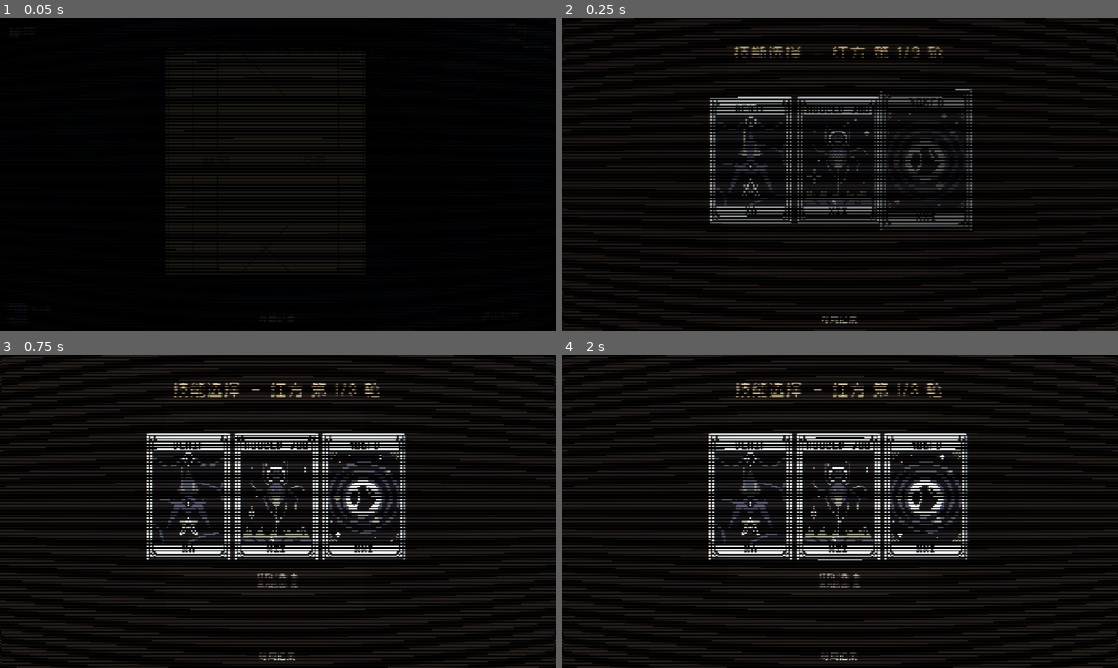
Above: before the commit, frames 1-4 (two rows, left to right).
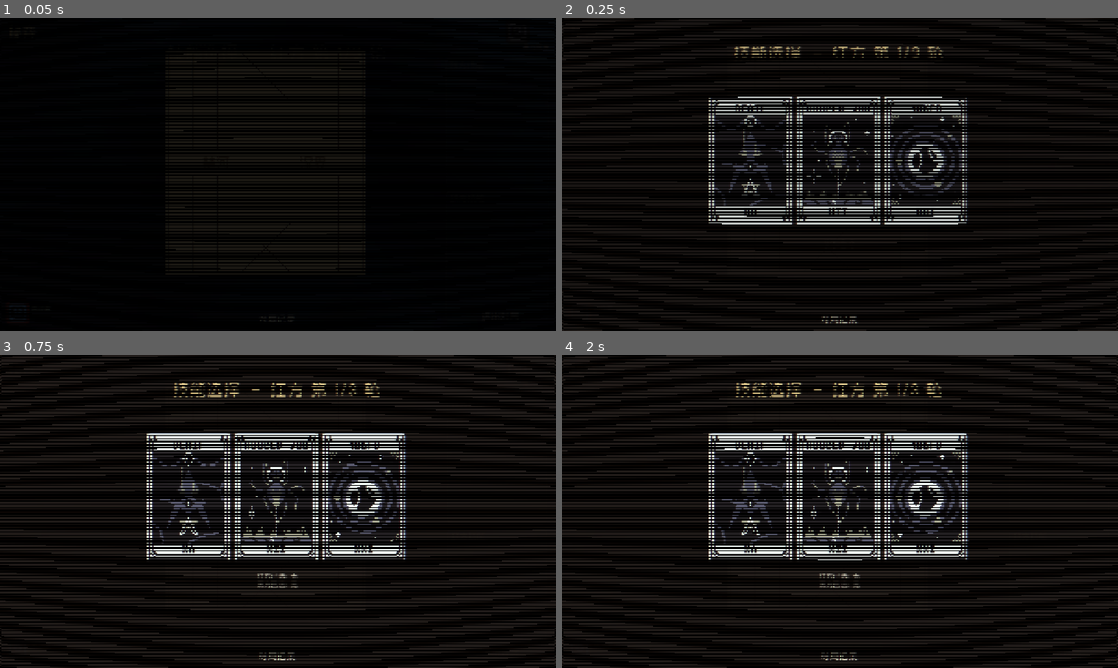
Above: after the commit, the same moments.

Repository: Lurongshika/ChessGame
Game: Godot game, scene res://scenes/game.tscn
Two runs of this game, one before a commit and one after it. Both use one fixed random seed, a clock stepped at 60 frames per second and the inputs below. This scene is started directly instead of the project's main scene.
Inputs:
- Up to frame 1 (0.05 s): no input
- Up to frame 2 (0.25 s): no input
- Up to frame 3 (0.75 s): click "对局记录" at 0.5 s
- Up to frame 4 (2 s): click "—" at 1.25 s

Frame 1 is identical in both runs. In frame 2, 4.7% of the frame differs, in the area x 26-74%, y 22-68%; in frame 3, 0.2%; in frame 4, 0.2%.

Commit message:
feat: 卡牌悬浮 3D 偏转+放大、选中确认感 shader;四人技能改挂头像旁;8选3选卡缩小
- 新增 shaders/card_3d.gdshader:透视假 3D 偏转(移植 godot_ui_components fake_3D)+ 选中金色脉动描边
- perk_card.gd:悬浮朝鼠标 3D 偏转并放大 1.12,选中用 shader 金色描边增强确认感
- tarot.gd:逆位牌面烘焙成上下翻转 ImageTexture(修复 flip_v 与自定义 shader 冲突导致逆位不渲染)
- game.gd 四人模式:移除四技能悬浮窗,技能卡改放各玩家头像旁(顶部头像下方/底部头像上方),8选3选卡缩小为 110 宽
- tarot_tooltip.gd / manual.gd:改为使用烘焙翻转纹理

Diff:
--- a/scripts/game.gd
+++ b/scripts/game.gd
@@ -541,8 +541,15 @@
 			l.text = "存活"
 
 
+# 四人模式:各玩家头像角落坐标(与 _make_badge_frame 一致)
+const FOUR_CORNERS := {1: Vector2(24, 60), 3: Vector2(1280 - 24 - 240, 60), 0: Vector2(24, 720 - 16 - 66), 2: Vector2(1280 - 24 - 240, 720 - 16 - 66)}
+# 上方角落(1/3)卡牌列在头像下方;下方角落(0/2)在头像上方,避免出屏
+const FOUR_CARD_ABOVE := {1: false, 3: false, 0: true, 2: true}
+const FOUR_CARD_W := 72.0  # 四人模式技能卡宽度(悬停放大+3D 偏转)
+
+
 func _build_ui4() -> void:
-	# 四人模式:不构建对局记录/玩家徽章/双人技能面板,改为四悬浮窗(四方技能)
+	# 四人模式:不构建对局记录/玩家徽章/双人技能面板,改为四方头像 + 头像旁技能卡列
 	# 左上角:当前模式名
 	_four_mode_label = _make_label(_mode_name4(), 26, Color(0.95, 0.85, 0.6))
 	_four_mode_label.position = Vector2(16, 6)
@@ -556,10 +563,8 @@
 	corner_layer.layer = 5
 	add_child(corner_layer)
 	_four_frames = []
-	var corners := {1: Vector2(24, 60), 3: Vector2(1280 - 24 - 240, 60), 0: Vector2(24, 720 - 16 - 66), 2: Vector2(1280 - 24 - 240, 720 - 16 - 66)}
-	var id_order := {1: 1, 0: 2, 2: 3, 3: 4}  # 四方 id(黑1 红2 绿3 蓝4)
 	for side in [1, 0, 2, 3]:
-		var pos: Vector2 = corners[side]
+		var pos: Vector2 = FOUR_CORNERS[side]
 		var info: Dictionary = Global.lobby_players.get(side, {})
 		var nm_text: String = info.get("name", SIDE_NAMES4[side])
 		var frame := _make_badge_frame(pos)
@@ -582,21 +587,13 @@
 		idlab.vertical_alignment = VERTICAL_ALIGNMENT_CENTER
 		corner_layer.add_child(idlab)
 		_four_frames.append({"frame": frame, "side": side})
-	# 按半场位置:上(黑)左上、下(红)左下、左(绿)右上、右(蓝)右下
-	var positions := {1: Vector2(20, 90), 0: Vector2(20, 430), 2: Vector2(1030, 90), 3: Vector2(1030, 430)}
-	for side in [1, 0, 2, 3]:
-		var p := FloatingPanel.new()
-		p.position = positions[side]
-		p.size = Vector2(230, 280)
-		# 悬浮窗标题:玩家名+技能(无大厅数据时用方位名)
-		var owner_name: String = ""
-		if Global.lobby_players.has(side):
-			owner_name = Global.lobby_players[side].get("name", "")
-		if owner_name.is_empty():
-			owner_name = SIDE_NAMES4[side]
-		p.setup(owner_name + "技能", _font())
-		ui.add_child(p)
-		_four_perk_boxes.append(_make_scroll_list(p))
+	# 技能卡列:放在各玩家头像下方(上方角落)/上方(下方角落),鼠标悬浮放大+3D 偏转
+	for i in [1, 0, 2, 3]:
+		var box := VBoxContainer.new()
+		box.add_theme_constant_override("separation", 6)
+		box.mouse_filter = Control.MOUSE_FILTER_IGNORE
+		corner_layer.add_child(box)
+		_four_perk_boxes.append(box)
 	_refresh_perk_panels4()
 	# 对局记录中心悬浮窗 + 下方按钮
 	_build_record_panel()
@@ -610,7 +607,7 @@
 
 
 func _refresh_perk_panels4() -> void:
-	# 四方技能面板:显示当前方真实技能卡(可点击释放)
+	# 四方技能卡列:显示当前方真实技能卡(可点击释放),放在各玩家头像旁
 	var sides := [1, 0, 2, 3]  # 与 _build_ui4 面板顺序一致(上黑/下红/左绿/右蓝)
 	for i in _four_perk_boxes.size():
 		if _four_perk_boxes[i] == null:
@@ -621,40 +618,53 @@
 			child.queue_free()
 		var side: int = sides[i]
 		if perks4[side].is_empty():
-			var l := _make_label("无技能", 13, Color(0.6, 0.58, 0.54))
+			var l := _make_label("无技能", 12, Color(0.6, 0.58, 0.54))
 			box.add_child(l)
-			continue
-		for id in perks4[side]:
-			# 跳过内部标记键(正义逆位的炮隔子标记不是真实技能)
-			if str(id).begins_with("_"):
-				continue
-			var info: Dictionary = perks_data[id]
-			var tip: String = info.get("tip", "")
-			# 充能进度:皇后/死亡用充能值(逆位力量可累计至3倍上限),星星逆位显示蓄势,主动技能显示剩余冷却
-			var prog := ""
-			if id == "huanghou":
-				var qcap4 := 3 if perks4[side].has("liliang2") else 1
-				prog = "充能 %d/%d" % [queen_charge4[side], qcap4]
-			elif id == "siwang":
-				var scap4 := 9 if perks4[side].has("liliang2") else 3
-				prog = "充能 %d/%d" % [siwang_charge4[side], scap4]
-			elif id == "lianren2":
-				prog = "充能 %d/2" % lianren2_charge4[side]
-			elif id == "xingxing2":
-				prog = "蓄势 %d" % star2_charge4.get(side, 0)
-			if _is_active_skill(id) and prog.is_empty():
-				var cd_left4: int = int(skill_cd4.get(side, {}).get(id, 0))
-				if cd_left4 > 0:
-					prog = "冷却 %d" % cd_left4
-			if not prog.is_empty():
-				tip += "  [%s]" % prog
-			var card := PerkCard.new()
-			card.setup(id, side, info["name"], tip, info["desc"], _font(), true, 200.0, _tip)
-			# 四人:技能卡边框用该方玩家颜色
-			card.bg_tint = _side_color(side)
-			card._refresh_style(true, 200.0)
-			card.clicked.connect(_on_perk_clicked4)
-			box.add_child(card)
+		else:
+			for id in perks4[side]:
+				# 跳过内部标记键(正义逆位的炮隔子标记不是真实技能)
+				if str(id).begins_with("_"):
+					continue
+				var info: Dictionary = perks_data[id]
+				var tip: String = info.get("tip", "")
+				# 充能进度:皇后/死亡用充能值(逆位力量可累计至3倍上限),星星逆位显示蓄势,主动技能显示剩余冷却
+				var prog := ""
+				if id == "huanghou":
+					var qcap4 := 3 if perks4[side].has("liliang2") else 1
+					prog = "充能 %d/%d" % [queen_charge4[side], qcap4]
+				elif id == "siwang":
+					var scap4 := 9 if perks4[side].has("liliang2") else 3
+					prog = "充能 %d/%d" % [siwang_charge4[side], scap4]
+				elif id == "lianren2":
+					prog = "充能 %d/2" % lianren2_charge4[side]
+				elif id == "xingxing2":
+					prog = "蓄势 %d" % star2_charge4.get(side, 0)
+				if _is_active_skill(id) and prog.is_empty():
+					var cd_left4: int = int(skill_cd4.get(side, {}).get(id, 0))
+					if cd_left4 > 0:
+						prog = "冷却 %d" % cd_left4
+				if not prog.is_empty():
+					tip += "  [%s]" % prog
+				var card := PerkCard.new()
+				card.setup(id, side, info["name"], tip, info["desc"], _font(), true, FOUR_CARD_W, _tip)
+				# 四人:技能卡边框用该方玩家颜色
+				card.bg_tint = _side_color(side)
+				card._refresh_style(true, FOUR_CARD_W)
+				card.clicked.connect(_on_perk_clicked4)
+				box.add_child(card)
+		_position_four_box(box, side)
+
+
+# 按角落定位四人技能卡列(上方角落卡列在头像下方,下方角落卡列在头像上方)
+func _position_four_box(box: VBoxContainer, side: int) -> void:
+	if not FOUR_CORNERS.has(side):
+		return
+	var corner: Vector2 = FOUR_CORNERS[side]
+	var h := box.get_combined_minimum_size().y
+	if FOUR_CARD_ABOVE[side]:
+		box.position = Vector2(corner.x, corner.y - 6.0 - h)
+	else:
+		box.position = Vector2(corner.x, corner.y + 58.0)
 
 
 func _on_perk_clicked4(perk_id: String, side: int) -> void:
@@ -3088,9 +3098,9 @@
 			var info: Dictionary = perks_data[id]
 			var card := PerkCard.new()
 			var is_sel: bool = id in picked
-			card.setup(id, cur_side, info["name"], info.get("tip", ""), info["desc"], _font(), true, 160.0, _tip)
-			card.position = Vector2(288 + (i % 4) * 176, 150 + (i / 4) * 262)
-			card.size = Tarot.card_size(160.0)
+			card.setup(id, cur_side, info["name"], info.get("tip", ""), info["desc"], _font(), true, 110.0, _tip)
+			card.position = Vector2(399 + (i % 4) * 124, 150 + (i / 4) * 187)
+			card.size = Tarot.card_size(110.0)
 			card.set_selected(is_sel)
 			card.clicked.connect(func(pid: String, _s: int):
 				if pid in _draft_selected4:
@@ -3104,7 +3114,7 @@
 			)
 			draft_root.add_child(card)
 		# 确认按钮
-		var confirm := _make_button("确认选择", Vector2(1280 / 2 - 120, 150 + 2 * 262 + 20), Vector2(240, 40))
+		var confirm := _make_button("确认选择", Vector2(1280 / 2 - 120, 150 + 2 * 187 + 20), Vector2(240, 40))
 		confirm.pressed.connect(_confirm_draft4)
 		draft_root.add_child(confirm)
 		var hint := _make_label("点击技能卡选中/取消,选满 3 个后点确认", 16, Color(0.85, 0.82, 0.75))
--- a/scripts/manual.gd
+++ b/scripts/manual.gd
@@ -1681,9 +1681,8 @@
 	info_title.text = pk.get("name", id)
 	info_tip.text = pk.get("tip", "")
 	info_desc.text = _full_desc(id)
-	# 中间大牌面:正位/逆位
+	# 中间大牌面:正位/逆位(逆位已烘焙翻转)
 	_info_card.texture = Tarot.texture(id)
-	_info_card.flip_v = Tarot.is_reversed(id)
 
 
 # 最右侧按钮:进入模拟对局(玩家拥有当前技能 vs 无技能机器人)
--- a/scripts/perk_card.gd
+++ b/scripts/perk_card.gd
@@ -1,11 +1,15 @@
 # 技能卡:塔罗牌样式(正位/逆位牌面),可点击(主动技能触发)
-# 鼠标悬浮时在鼠标右下方显示技能信息 tooltip
+# 鼠标悬浮:卡牌朝鼠标方向 3D 偏转(shader)+ 放大,并在鼠标右下方显示技能信息 tooltip
+# 选中态:金色脉动描边 shader 增强确认感
 # 牌面:assets/Tarot_Original/8X/{编号}_{英文名}.png,逆位 = 同一张图垂直翻转
 extends Panel
 
 signal clicked(perk_id: String, side: int)
 
 const Tarot := preload("res://scripts/tarot.gd")
+
+const CARD3D := preload("res://shaders/card_3d.gdshader")
+const MAX_TILT := 22.0  # 悬浮偏转最大角度(度)
 
 var perk_id := ""
 var _side := -1
@@ -16,6 +20,13 @@
 var _tip_text := ""
 var _desc := ""
 var _font: Font
+
+var _mat: ShaderMaterial
+var _tex: TextureRect
+var _hover := false
+var _rot_x := 0.0
+var _rot_y := 0.0
+var _curr_scale := 1.0
 
 
 func setup(id: String, side_id: int, title: String, tip: String, desc: String, font: Font, is_self: bool, card_w: float, tooltip: Control = null) -> void:
@@ -34,26 +45,71 @@
 	mouse_entered.connect(_on_hover_enter)
 	mouse_exited.connect(_on_hover_exit)
 
+	# 3D 偏转 shader 应用到牌面
+	_mat = ShaderMaterial.new()
+	_mat.shader = CARD3D
+	_mat.set_shader_parameter("rect_size", size)
+	_mat.set_shader_parameter("x_rot", 0.0)
+	_mat.set_shader_parameter("y_rot", 0.0)
+	_mat.set_shader_parameter("selected", 1.0 if selected else 0.0)
+	_mat.set_shader_parameter("time", 0.0)
+
 	# 牌面(铺满矩形,按比例居中)
-	var tex := TextureRect.new()
-	tex.set_anchors_and_offsets_preset(Control.PRESET_FULL_RECT)
-	tex.stretch_mode = TextureRect.STRETCH_KEEP_ASPECT_CENTERED
-	tex.expand_mode = TextureRect.EXPAND_IGNORE_SIZE
-	tex.mouse_filter = Control.MOUSE_FILTER_IGNORE
-	tex.texture = Tarot.texture(id)
-	tex.flip_v = Tarot.is_reversed(id)
-	add_child(tex)
+	_tex = TextureRect.new()
+	_tex.set_anchors_and_offsets_preset(Control.PRESET_FULL_RECT)
+	_tex.stretch_mode = TextureRect.STRETCH_KEEP_ASPECT_CENTERED
+	_tex.expand_mode = TextureRect.EXPAND_IGNORE_SIZE
+	_tex.mouse_filter = Control.MOUSE_FILTER_IGNORE
+	_tex.texture = Tarot.texture(id)  # 逆位已烘焙翻转
+	_tex.material = _mat
+	add_child(_tex)
 
 	_refresh_style(is_self, card_w)
+	set_process(true)
 
 
-# 鼠标悬浮:在共享 tooltip 显示技能信息
+# 逐帧驱动 3D 偏转/放大/脉动
+func _process(delta: float) -> void:
+	if _mat == null:
+		return
+	_mat.set_shader_parameter("rect_size", size)
+	_mat.set_shader_parameter("time", Time.get_ticks_msec() / 1000.0)
+
+	# 悬停:按鼠标相对卡牌中心偏移计算目标旋转角(朝鼠标方向偏转)
+	var target_rx := 0.0
+	var target_ry := 0.0
+	var target_scale := 1.0
+	if _hover:
+		var local := get_local_mouse_position()
+		var z := size
+		if z.x <= 0.0 or z.y <= 0.0:
+			z = Vector2.ONE
+		var frac: Vector2 = local / z
+		var off := (frac - Vector2(0.5, 0.5)) * 2.0
+		target_rx = off.y * MAX_TILT
+		target_ry = -off.x * MAX_TILT
+		target_scale = 1.12
+
+	var k := minf(delta * 10.0, 1.0)
+	_rot_x = lerpf(_rot_x, target_rx, k)
+	_rot_y = lerpf(_rot_y, target_ry, k)
+	_curr_scale = lerpf(_curr_scale, target_scale, k)
+	_mat.set_shader_parameter("x_rot", _rot_x)
+	_mat.set_shader_parameter("y_rot", _rot_y)
+
+	pivot_offset = size / 2.0
+	scale = Vector2(_curr_scale, _curr_scale)
+
+
+# 鼠标悬浮:3D 偏转 + 显示技能信息
 func _on_hover_enter() -> void:
+	_hover = true
 	if _tooltip != null and _tooltip.has_method("show_for"):
 		_tooltip.show_for(perk_id, _title, _tip_text, _desc)
 
 
 func _on_hover_exit() -> void:
+	_hover = false
 	if _tooltip != null and _tooltip.has_method("hide_tip"):
 		_tooltip.hide_tip()
 
@@ -79,21 +135,19 @@
 		node = node.get_parent()
 
 
-# 选中态(图鉴/选卡界面用)
+# 选中态:金色脉动描边 shader 增强确认感(图鉴/选卡界面用)
 func set_selected(v: bool) -> void:
 	selected = v
+	if _mat != null:
+		_mat.set_shader_parameter("selected", 1.0 if v else 0.0)
 	_refresh_style(true, 0.0)
 
 
-# 边框样式:选中金色;bg_tint 玩家色;默认深色底 + 细边框
+# 边框样式:bg_tint 玩家色;默认深色底 + 细边框(选中态由 shader 描边表现)
 func _refresh_style(is_self: bool, card_w: float = 0.0) -> void:
 	var bg := StyleBoxFlat.new()
 	bg.bg_color = Color(0.08, 0.09, 0.13, 0.95)
-	if selected:
-		bg.bg_color = Color(0.12, 0.1, 0.06, 0.97)
-		bg.border_color = Color(1.0, 0.85, 0.3)
-		bg.set_border_width_all(3)
-	elif bg_tint.r >= 0.0:
+	if bg_tint.r >= 0.0:
 		bg.border_color = bg_tint
 		bg.set_border_width_all(2)
 	elif is_self:
--- a/scripts/tarot.gd
+++ b/scripts/tarot.gd
@@ -45,11 +45,26 @@
 		return ""
 	return "%s/%d_%s.png" % [DIR, idx, CARD_NAMES[idx]]
 
+static var _flipped_cache := {}  # 逆位已翻转的 ImageTexture(懒加载缓存)
+
+
+# 返回牌面纹理:正位用原图,逆位已垂直翻转(烘焙进纹理,避免与自定义 shader 的 flip_v 冲突)
 static func texture(perk_id: String) -> Texture2D:
 	var p := texture_path(perk_id)
 	if p.is_empty() or not ResourceLoader.exists(p):
 		return null
-	return load(p)
+	var src: Texture2D = load(p)
+	if not is_reversed(perk_id):
+		return src
+	if _flipped_cache.has(perk_id):
+		return _flipped_cache[perk_id]
+	var img := src.get_image()
+	if img == null:
+		return src
+	img.flip_y()
+	var flipped := ImageTexture.create_from_image(img)
+	_flipped_cache[perk_id] = flipped
+	return flipped
 
 # 按牌面宽高比换算:给定宽度返回标准尺寸
 static func card_size(w: float) -> Vector2:
--- a/scripts/tarot_tooltip.gd
+++ b/scripts/tarot_tooltip.gd
@@ -41,8 +41,7 @@
 	tex.stretch_mode = TextureRect.STRETCH_KEEP_ASPECT_CENTERED
 	tex.expand_mode = TextureRect.EXPAND_IGNORE_SIZE
 	tex.mouse_filter = Control.MOUSE_FILTER_IGNORE
-	tex.texture = Tarot.texture(perk_id)
-	tex.flip_v = Tarot.is_reversed(perk_id)
+	tex.texture = Tarot.texture(perk_id)  # 逆位已烘焙翻转
 	add_child(tex)
 
 	var tx := PAD + THUMB + 10.0
--- /dev/null
+++ b/shaders/card_3d.gdshader
@@ -0,0 +1,66 @@
+shader_type canvas_item;
+
+// 卡牌假 3D 偏转:基于旋转矩阵 + 透视除法,模拟卡牌朝鼠标方向 3D 偏转
+// 参考 MrEliptik/godot_ui_components 的 fake_3D.gdshader 移植(Unity CardView 同思路)
+// x_rot / y_rot 单位为角度,由脚本根据鼠标相对卡牌中心的偏移驱动
+uniform vec2 rect_size = vec2(100.0, 155.0);
+
+// 相机 FOV(90 较自然)
+uniform float fov : hint_range(1, 179) = 90.0;
+uniform bool cull_back = true;
+uniform float y_rot : hint_range(-360.0, 360.0) = 0.0;
+uniform float x_rot : hint_range(-360.0, 360.0) = 0.0;
+// 0:未旋转时保持原尺寸;1:缩小以便整圈旋转不裁剪
+uniform float inset : hint_range(0, 1) = 0.0;
+
+// 选中确认感:金色脉动描边 + 增亮
+uniform float selected : hint_range(0.0, 1.0) = 0.0;
+uniform float time = 0.0;
+
+varying flat vec2 o;
+varying vec3 p;
+varying vec2 v_uv;
+
+void vertex() {
+	v_uv = UV;
+	float sin_b = sin(y_rot / 180.0 * PI);
+	float cos_b = cos(y_rot / 180.0 * PI);
+	float sin_c = sin(x_rot / 180.0 * PI);
+	float cos_c = cos(x_rot / 180.0 * PI);
+
+	mat3 inv_rot_mat;
+	inv_rot_mat[0][0] = cos_b;
+	inv_rot_mat[0][1] = 0.0;
+	inv_rot_mat[0][2] = -sin_b;
+	inv_rot_mat[1][0] = sin_b * sin_c;
+	inv_rot_mat[1][1] = cos_c;
+	inv_rot_mat[1][2] = cos_b * sin_c;
+	inv_rot_mat[2][0] = sin_b * cos_c;
+	inv_rot_mat[2][1] = -sin_c;
+	inv_rot_mat[2][2] = cos_b * cos_c;
+
+	float t = tan(fov / 360.0 * PI);
+	p = inv_rot_mat * vec3((UV - 0.5), 0.5 / t);
+	float v = (0.5 / t) + 0.5;
+	p.xy *= v * inv_rot_mat[2].z;
+	o = v * inv_rot_mat[2].xy;
+
+	VERTEX += (UV - 0.5) * rect_size * t * (1.0 - inset);
+}
+
+void fragment() {
+	if (cull_back && p.z <= 0.0) discard;
+	vec2 uv = (p.xy / p.z).xy - o;
+	vec4 col = texture(TEXTURE, uv + 0.5);
+	col.a *= step(max(abs(uv.x), abs(uv.y)), 0.5);
+
+	// 选中确认感:金色脉动描边 + 亮度提升
+	if (selected > 0.01) {
+		float edge = min(min(v_uv.x, 1.0 - v_uv.x), min(v_uv.y, 1.0 - v_uv.y));
+		float band = smoothstep(0.09, 0.012, edge);
+		float pulse = 0.5 + 0.5 * sin(time * 8.0);
+		col.rgb = mix(col.rgb, col.rgb * 1.12, selected);
+		col.rgb += vec3(1.0, 0.85, 0.35) * band * pulse * selected * 0.9;
+	}
+	COLOR = col;
+}
